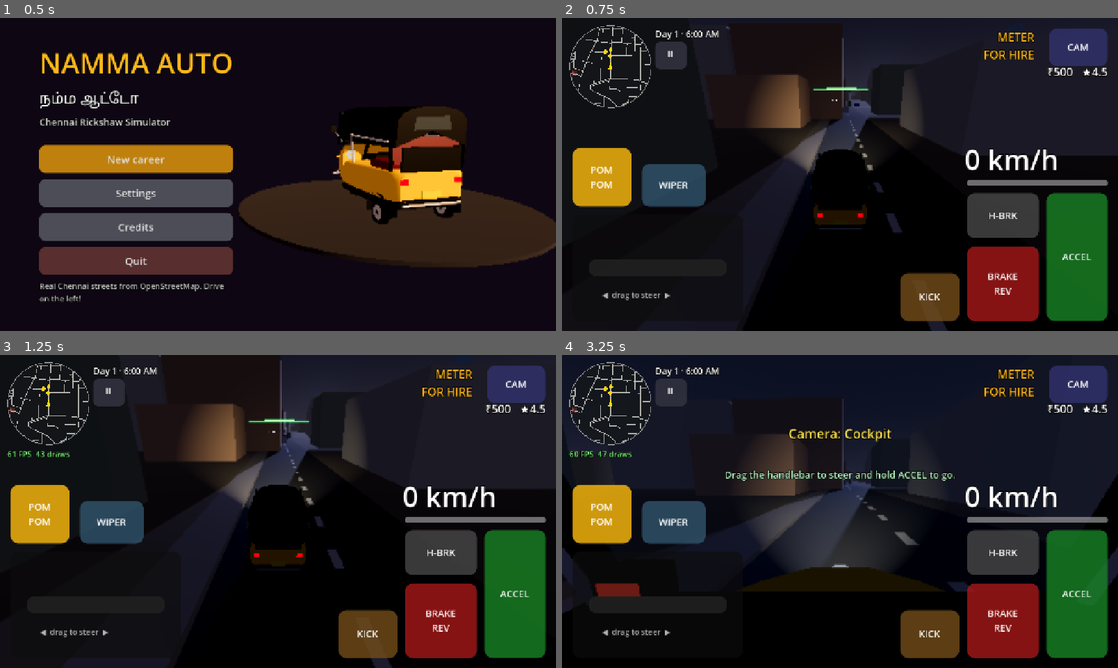
Above: before the commit, frames 1-4 (two rows, left to right).
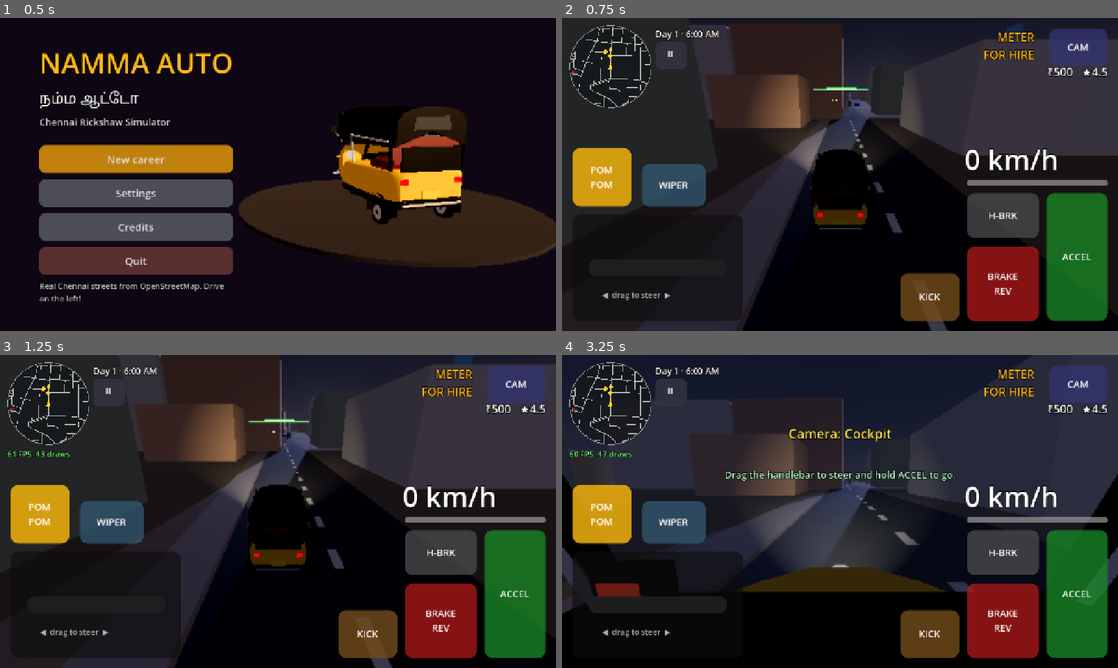
Above: after the commit, the same moments.

Repository: DavidRajPaul/Auto-Simulator-Game-GoDot
Game: Godot game, scene res://scenes/main_menu.tscn
Same seed, same stepped clock (60 frames per second), same inputs: the game is played once before the commit and once after it.
Inputs (mouse positions are in pixels of both pictures, inside the frame that each line leads up to):
- Up to frame 1 (0.5 s): no input
- Up to frame 2 (0.75 s): click "New career" at 0.5 s
- Up to frame 3 (1.25 s): no input
- Up to frame 4 (3.25 s): move the mouse to (962, 495) at 1.27 s; hold D (steer_right) 1.28-2 s; tap C (camera_cycle) at 1.35 s; click (962, 495) at 1.42 s; click "⏸" at 2 s; click "✕" at 2.75 s

Frame 1 is identical in both runs. In frame 2, 11% of the frame differs, in the area x 23-100%, y 2-100%; in frame 3, 13%, in the area x 24-100%, y 0-100%; in frame 4, 6.3%.

Commit message:
docs: MVP status, 1:1 map, screenshots; brighter monsoon nights
README: real-size osm2streets map, Phase 5 status table, AAB builds,
remaining work (audio/art from downloaded assets, device soak).
AGENTS.md: new files, phase 5 suite, lessons (Jolt world boundary,
pre-triangulated roads, per-chunk wall collider, physics-time timers,
back button).

Co-Authored-By: Claude Opus 5.5 <noreply@anthropic.com>
Claude-Session: https://claude.ai/code/session_01NZmjcP87RjyuMBvBCQaTLX

Diff:
--- a/scripts/world/Atmosphere.gd
+++ b/scripts/world/Atmosphere.gd
@@ -61,8 +61,8 @@
 	if _env != null:
 		var amb_day: Color = Color(0.42, 0.42, 0.47).lerp(Color(0.5, 0.42, 0.38), golden)
 		# Night stays readable: sodium-lit Chennai streets, never pitch black.
-		var amb: Color = Color(0.17, 0.17, 0.24).lerp(amb_day, day)
-		_env.ambient_light_color = amb.lerp(Color(0.38, 0.4, 0.44) * lerpf(0.4, 1.0, day), rain * 0.7)
+		var amb: Color = Color(0.27, 0.26, 0.33).lerp(amb_day, day)
+		_env.ambient_light_color = amb.lerp(Color(0.38, 0.4, 0.44) * lerpf(0.75, 1.0, day), rain * 0.7)
 		var horizon: Color = Color(0.2, 0.19, 0.24).lerp(Color(0.86, 0.82, 0.72).lerp(Color(1.0, 0.6, 0.35), golden), day)
 		horizon = horizon.lerp(Color(0.5, 0.52, 0.55) * lerpf(0.35, 1.0, day), rain)
 		_env.fog_light_color = horizon * 0.8
--- a/scripts/world/WorldChunkStreamer.gd
+++ b/scripts/world/WorldChunkStreamer.gd
@@ -102,7 +102,7 @@
 	if is_equal_approx(wetness, target):
 		return
 	wetness = move_toward(wetness, target, delta * (0.2 if target > wetness else 0.05))
-	_road_mat.albedo_color = Color.WHITE.lerp(Color(0.68, 0.7, 0.74), wetness)
+	_road_mat.albedo_color = Color.WHITE.lerp(Color(0.8, 0.82, 0.86), wetness)
 	_road_mat.roughness = lerpf(0.95, 0.3, wetness)
 	_road_mat.metallic_specular = lerpf(0.5, 0.9, wetness)
 
Binary file added: docs/chennai_map_osm2streets_mylapore.png
Binary file changed: docs/chennai_map_preview.png
Binary file added: docs/ingame_main_menu.png
Binary file added: docs/ingame_monsoon_night.png
Binary file added: docs/ingame_mylapore_real_size.png
Not shown, changed: AGENTS.md
Not shown, changed: README.md
